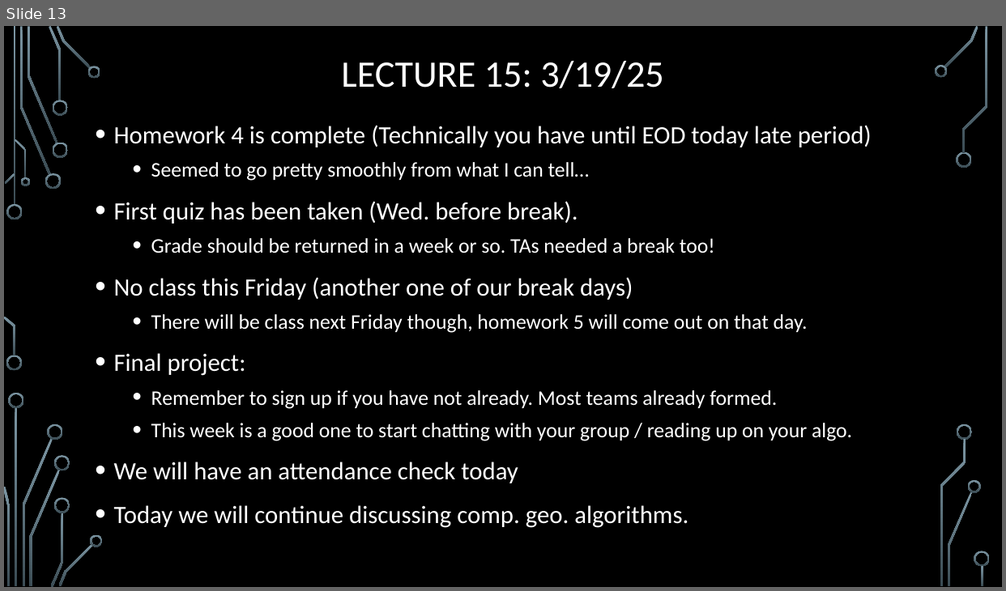
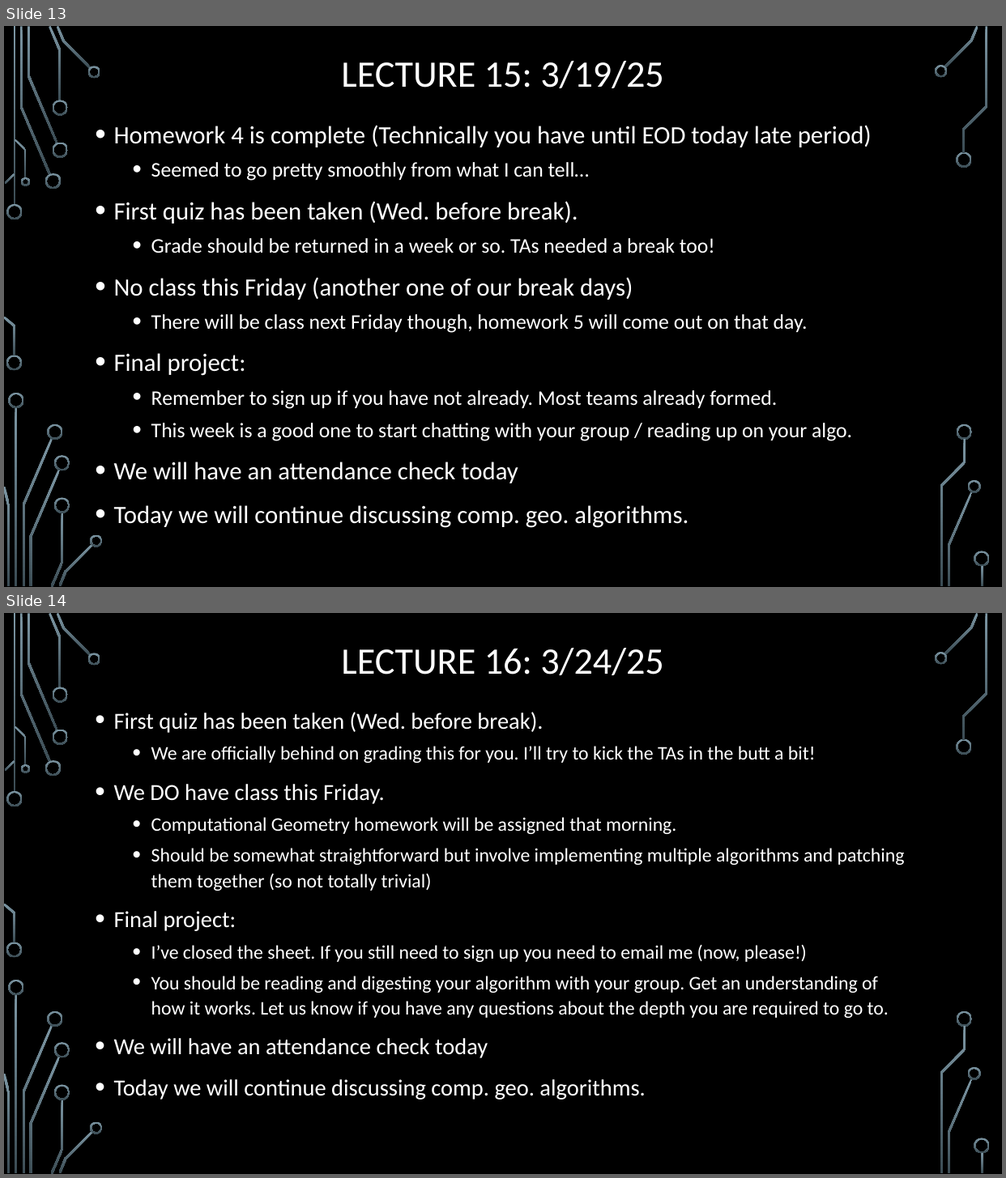
Before and after one commit to janiceeguo/advAlgo, a slide deck: slides/00-DailyAnnouncements.pptx. Shown one above the other, each under a label of ours: slide 13 before the commit, slides 13 and 14 after it. The pictures are 1006x591 and 1006x1178 pixels, drawn with LibreOffice and Linux fonts; fonts in the diff are those of the drawing; background and template pictures are left out. Boxes give left, top, right and bottom in pixels: in the first picture for what was removed or moved away, otherwise in the second. Text is boxed around its words. In the diff, an @@ line names an element or a change of style, - is before the commit and + after.

```diff
--- a/slides/00-DailyAnnouncements.pptx
+++ b/slides/00-DailyAnnouncements.pptx
@@ slide 14 added at [4,613,1002,1174], background picture (left out); not listed: 36 template elements that a slide beside it also shows @@
@@ title added at [341,648,664,675], 36 pt, text #FFFFFF @@
+LECTURE 16: 3/24/25
@@ text added at [114,712,905,1100], 18.5 pt, text #FFFFFF @@
+• First quiz has been taken (Wed. before break).
+  • We are officially behind on grading this for you. I’ll try to kick the TAs in the butt a bit!
+• We DO have class this Friday.
+  • Computational Geometry homework will be assigned that morning.
+  • Should be somewhat straightforward but involve implementing multiple algorithms and patching them together (so not totally trivial)
+• Final project:
+  • I’ve closed the sheet. If you still need to sign up you need to email me (now, please!)
+  • You should be reading and digesting your algorithm with your group. Get an understanding of how it works. Let us know if you have any questions about the depth you are required to go to.
+• We will have an attendance check today
+• Today we will continue discussing comp. geo. algorithms.
```
Also in this commit, not shown: 2 other files.
